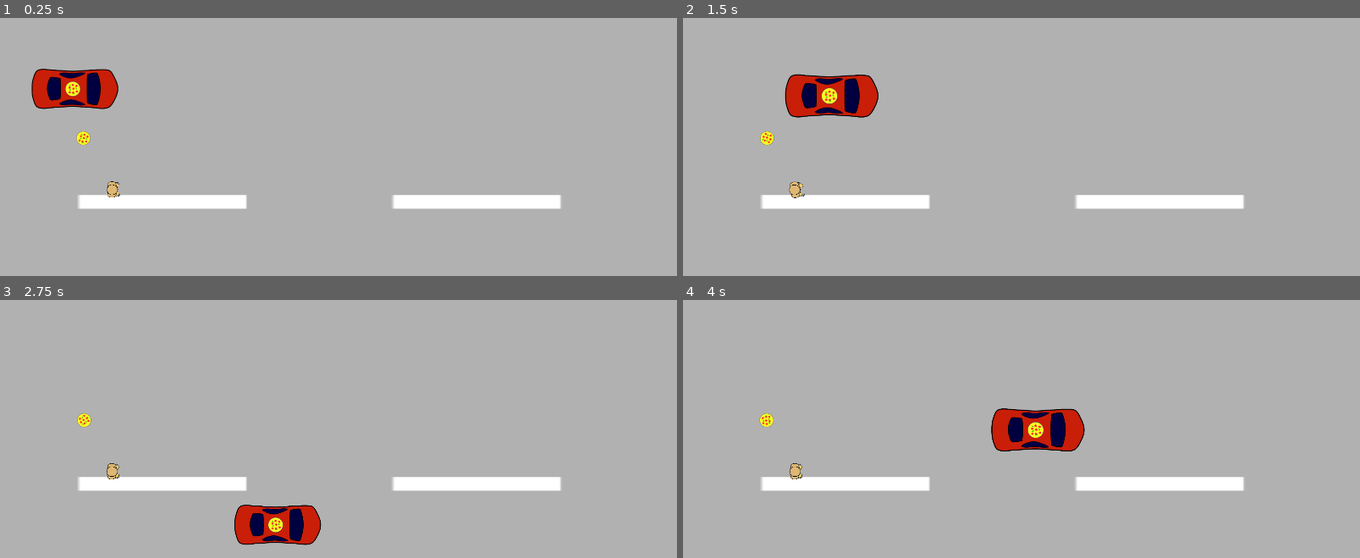
Above: before the commit, frames 1-4 (two rows, left to right).
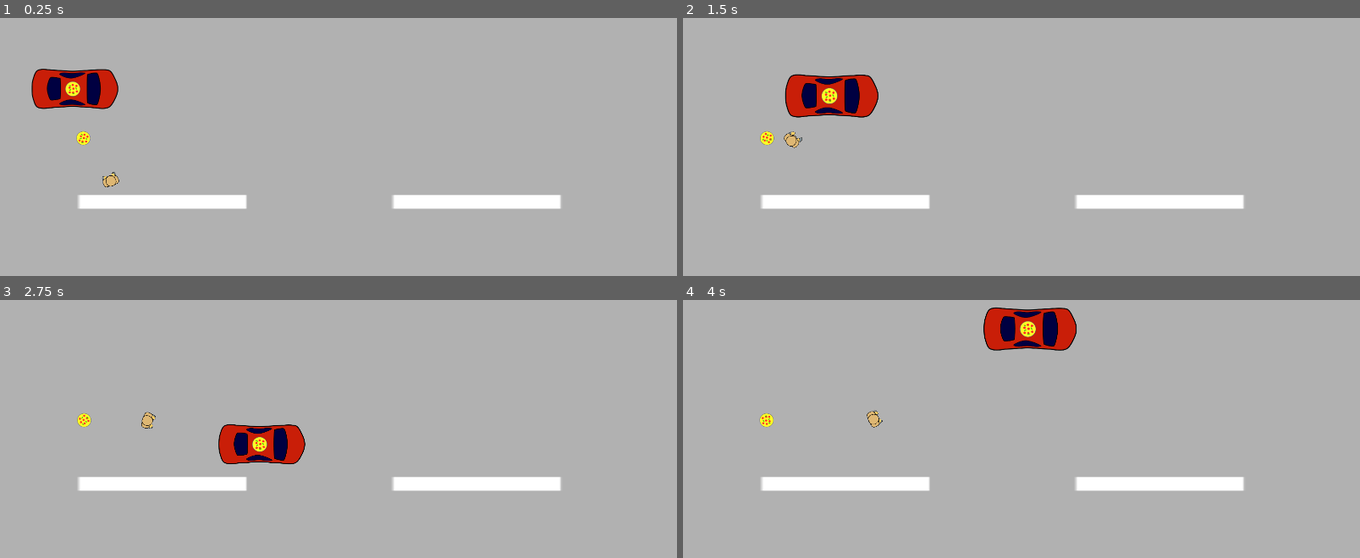
Above: after the commit, the same moments.

Repository: TheNeoGameFactory/Trijam-67-Disco-Pizza-Service
Game: Godot game, scene res://Scenes/Demo Level/Demo Level.tscn
Two runs of this game, one before a commit and one after it. Both use one fixed random seed, a clock stepped at 60 frames per second and the inputs below.
Inputs (mouse positions are in pixels of both pictures, inside the frame that each line leads up to):
- Up to frame 1 (0.25 s): no input
- Up to frame 2 (1.5 s): move the mouse to (757, 90) at 0.52 s; hold Right (car_right) 0.53-1.28 s; click (757, 90) at 0.67 s; move the mouse to (886, 226) at 1.27 s; hold Down (car_down) from 1.28 s (still down)
- Up to frame 3 (2.75 s): move the mouse to (406, 405) at 2.02 s; release Down (car_down) at 2.03 s; hold Right (car_right) from 2.03 s (still down)
- Up to frame 4 (4 s): move the mouse to (outside the picture) at 2.77 s; release Right (car_right) at 2.78 s; hold Up (car_up) 2.78-3.53 s; click (outside the picture) at 2.92 s; move the mouse to (1224, 547) at 3.52 s; hold Left (car_left) from 3.53 s (still down)

The runs differ from the first frame. In frame 1, 0.2% of the frame differs, in the area x 15-18%, y 59-70%; in frame 2, 0.2%; in frame 3, 3.8%; in frame 4, 4.4%, in the area x 15-60%, y 2-70%.

Commit message:
enemie bewegeng

Diff:
--- /dev/null
+++ b/Disco Pizza Service/Scenes/Enemys/Enemy.gd
@@ -0,0 +1,19 @@
+extends KinematicBody2D
+
+
+var car_pos = Vector2(0,0)
+var rng = RandomNumberGenerator.new()
+var random_rotation
+
+func _ready():
+	rng.randomize()
+	random_rotation = rng.randf_range(-5.0, 5.0)
+
+
+func _physics_process(delta):
+	car_pos = get_node("../Car").position
+
+	self.look_at(car_pos)
+	self.rotation_degrees += 90 + random_rotation
+	var way_to_move = Vector2(0,-100).rotated(self.rotation)
+	move_and_slide(way_to_move)
--- a/Disco Pizza Service/Scenes/Enemys/Enemy.tscn
+++ b/Disco Pizza Service/Scenes/Enemys/Enemy.tscn
@@ -1,6 +1,7 @@
-[gd_scene load_steps=8 format=2]
+[gd_scene load_steps=9 format=2]
 
 [ext_resource path="res://Sprites/Humans/Human.svg" type="Texture" id=1]
+[ext_resource path="res://Scenes/Enemys/Enemy.gd" type="Script" id=2]
 
 [sub_resource type="AtlasTexture" id=1]
 flags = 4
@@ -35,6 +36,7 @@
 
 [node name="Enemy" type="KinematicBody2D"]
 position = Vector2( 0, 10 )
+script = ExtResource( 2 )
 
 [node name="AnimatedSprite" type="AnimatedSprite" parent="."]
 position = Vector2( 0, 2 )
